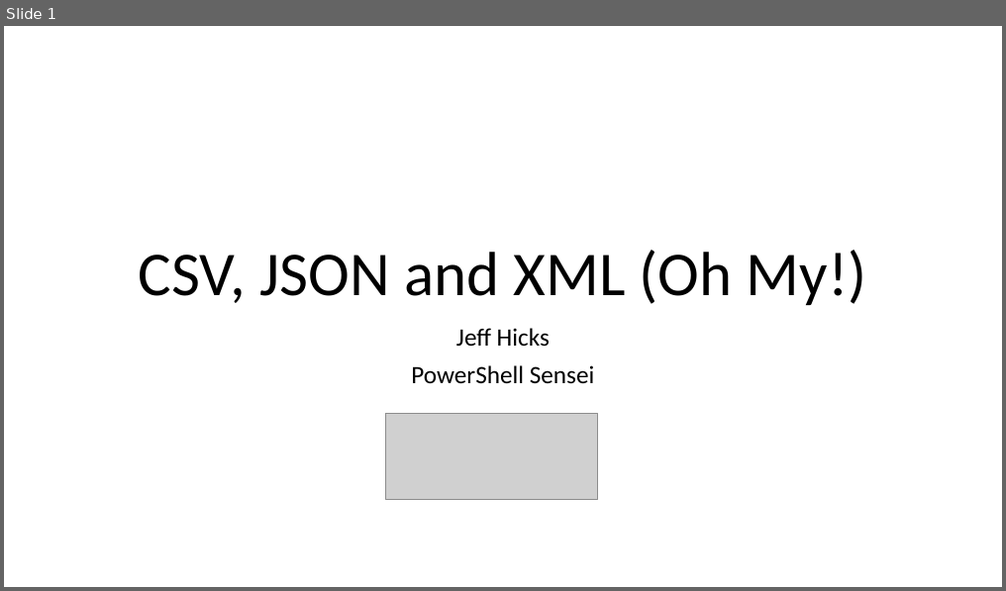
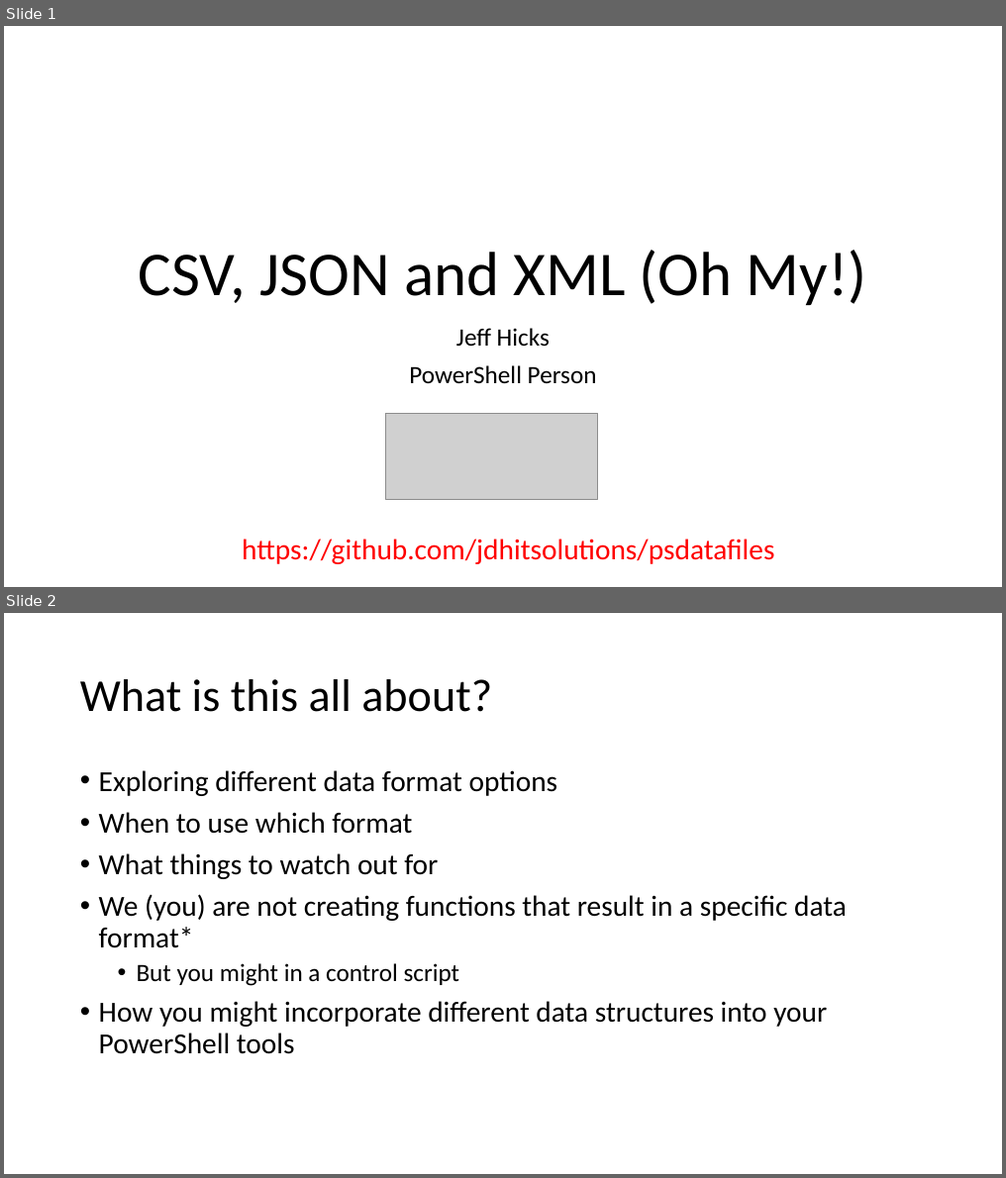
Before and after one commit to jdhitsolutions/psdatafiles, a slide deck: PowerShell-DataFiles.pptx. Shown one above the other, each under a label of ours: slide 1 before the commit, slides 1 and 2 after it. The pictures are 1006x591 and 1006x1178 pixels, drawn with LibreOffice and Linux fonts; fonts in the diff are those of the drawing; grey boxes stand for pictures; background and template pictures are left out. Boxes give left, top, right and bottom in pixels: in the first picture for what was removed or moved away, otherwise in the second. Text is boxed around its words. In the diff, an @@ line names an element or a change of style, - is before the commit and + after.

```diff
--- a/PowerShell-DataFiles.pptx
+++ b/PowerShell-DataFiles.pptx
@@ slide 2 added at (4, 613, 1002, 1174), background #FFFFFF @@
@@ title added at (80, 679, 492, 712), 44 pt, text #000000 @@
+What is this all about?
@@ text added at (99, 770, 846, 1055), 28 pt, text #000000 @@
+• Exploring different data format options
+• When to use which format
+• What things to watch out for
+• We (you) are not creating functions that result in a specific data format*
+  • But you might in a control script
+• How you might incorporate different data structures into your PowerShell tools
@@ slide 1 changed as well @@
@@ subtitle at (409, 366, 597, 384): text changed @@
-PowerShell Sensei
+PowerShell Person
@@ text added at (242, 539, 774, 565), 28 pt, text #FF0000 @@
+https://github.com/jdhitsolutions/psdatafiles
```
Also in this commit, not shown: 1 other slide changed, 11 slides removed, 7 other files.
